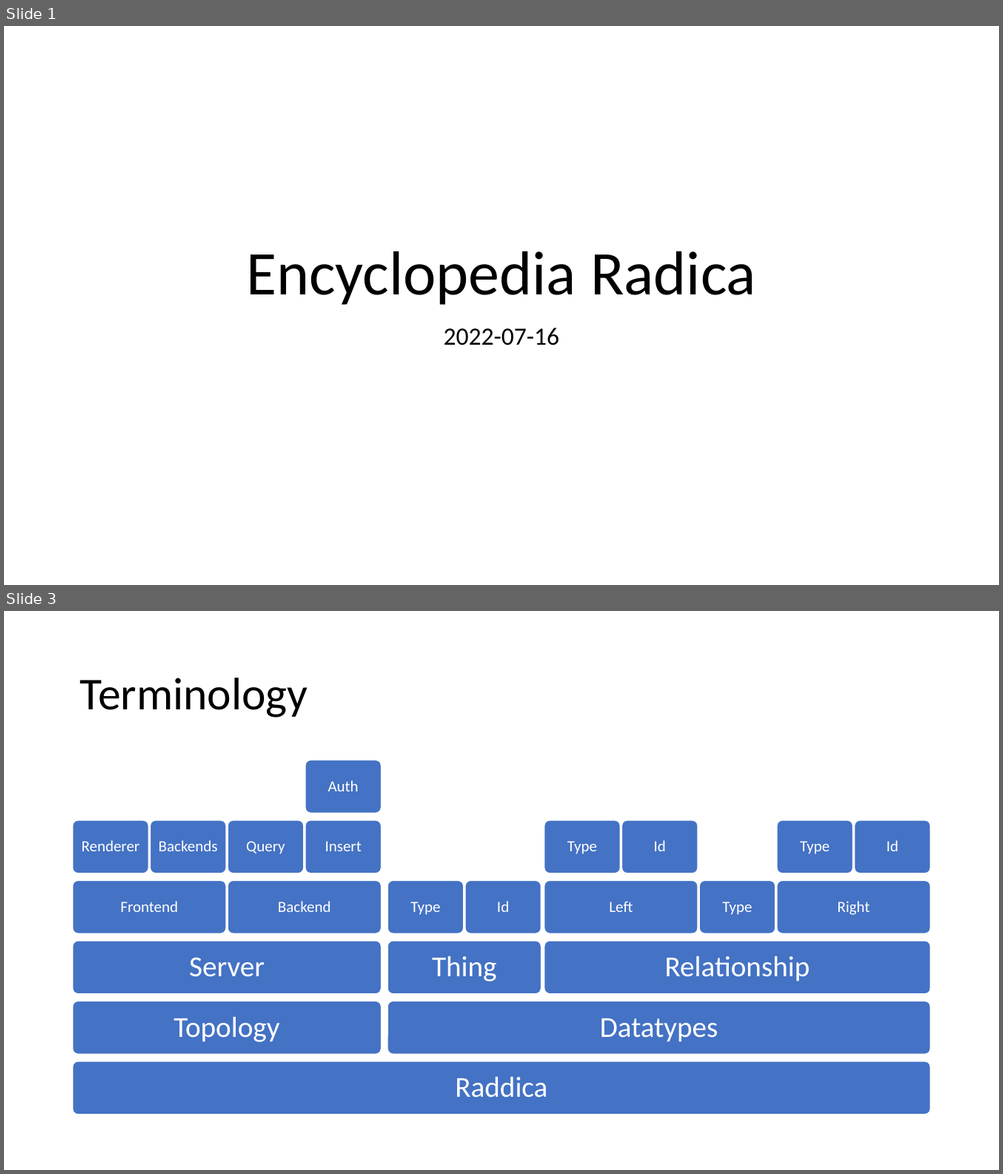
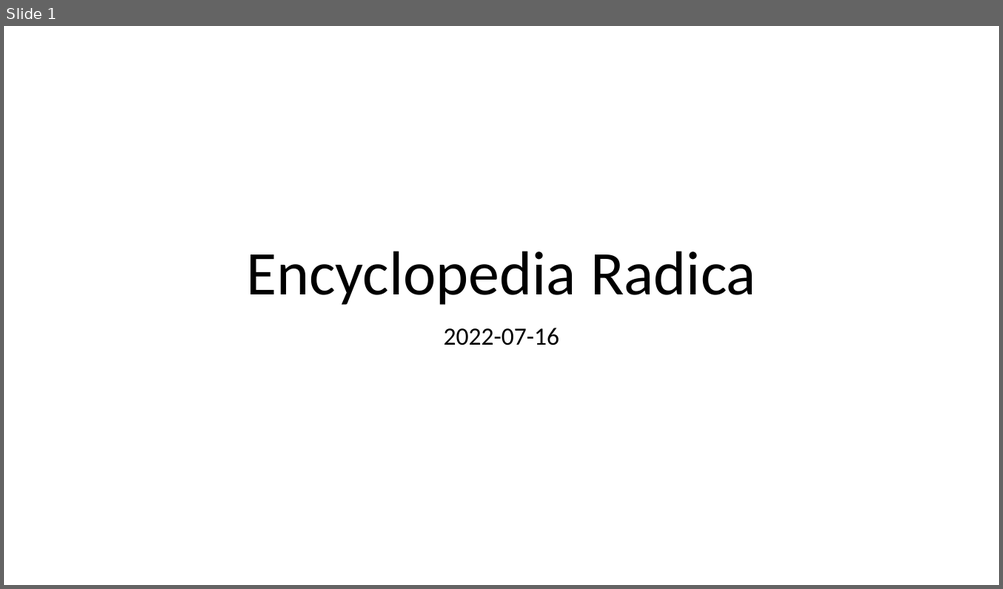
Before and after one commit to raddest-ca/encyclopedia-radica, a slide deck: radica.pptx. Shown one above the other, each under a label of ours: slides 1 and 3 before the commit, slide 1 after it; the slides between them are not shown. The pictures are 1003x1174 and 1003x589 pixels, drawn with LibreOffice and Linux fonts; fonts in the diff are those of the drawing. Boxes give left, top, right and bottom in pixels: in the first picture for what was removed or moved away, otherwise in the second. Text is boxed around its words. In the diff, an @@ line names an element or a change of style, - is before the commit and + after.

Commit message:
update powerpoint

```diff
--- a/radica.pptx
+++ b/radica.pptx
@@ slide 3 removed at (4,611,999,1170), background #FFFFFF @@
@@ title removed at (79,678,307,718) @@
-Terminology
@@ group removed at (73,760,930,1115): 22 rounded rectangles, 22 texts @@
-Raddica
-Topology
-Server
-Frontend
-Renderer
-Backends
-Backend
-Query
-Insert
-Auth
-Datatypes
-Thing
-Type
-Id
-Relationship
-Left
-Type
-Id
-Type
-Right
-Type
-Id
```
Also in this commit, not shown: 1 slide added, 5 other slides removed.
